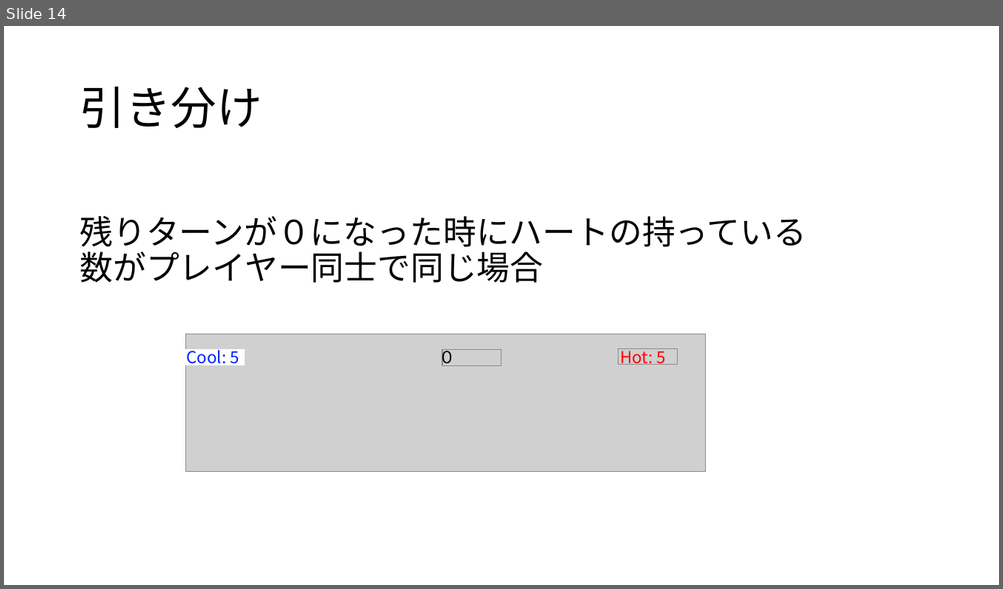
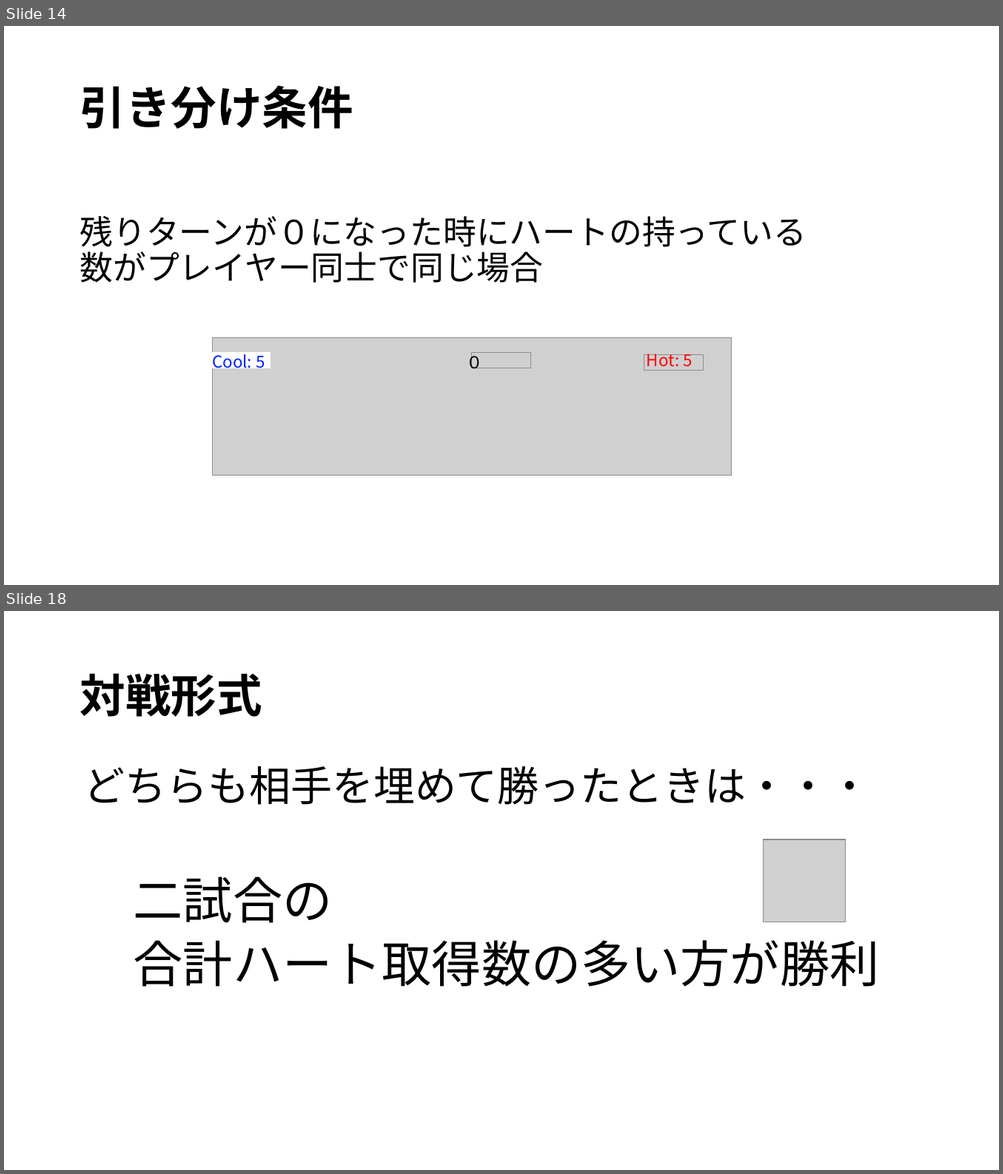
Before and after one commit to noko1024/ChaserDoc, a slide deck: New_U-16.pptx. Shown one above the other, each under a label of ours: slide 14 before the commit, slides 14 and 18 after it; the slides between them are not shown. The pictures are 1003x589 and 1003x1174 pixels, drawn with LibreOffice and Linux fonts; fonts in the diff are those of the drawing; grey boxes stand for pictures. Boxes give left, top, right and bottom in pixels: in the first picture for what was removed or moved away, otherwise in the second. Text is boxed around its words. In the diff, an @@ line names an element or a change of style, - is before the commit and + after.

Commit message:
内容を追加しました
対戦形式についての項目を追加
一部語句を修正

```diff
--- a/New_U-16.pptx
+++ b/New_U-16.pptx
@@ slide 18 added at bbox=[4, 611, 999, 1170], background #FFFFFF @@
@@ title added at bbox=[80, 673, 262, 717], 44 pt, text #000000, bold @@
+対戦形式
@@ text added at bbox=[84, 766, 879, 987], 40 pt, text #000000 @@
+どちらも相手を埋めて勝ったときは・・・
+二試合の
+合計ハート取得数の多い方が勝利
@@ picture added at bbox=[762, 840, 845, 923] @@
@@ slide 14 changed as well @@
@@ title at bbox=[79, 85, 353, 129]: text changed; bold on @@
-引き分け
+引き分け条件
@@ 3 texts, 1 picture, 1 rectangle: place and size @@
-3 texts, 1 picture, 1 rectangle at bbox=[186, 334, 706, 472]
+3 texts, 1 picture, 1 rectangle at bbox=[212, 338, 731, 476]
@@ picture: place and size @@
-picture at bbox=[442, 350, 501, 366]
+picture at bbox=[471, 353, 530, 369]
@@ picture: place and size @@
-picture at bbox=[618, 349, 677, 365]
+picture at bbox=[643, 355, 703, 371]
```
Also in this commit, not shown: 12 other slides changed, 5 other slides added.
